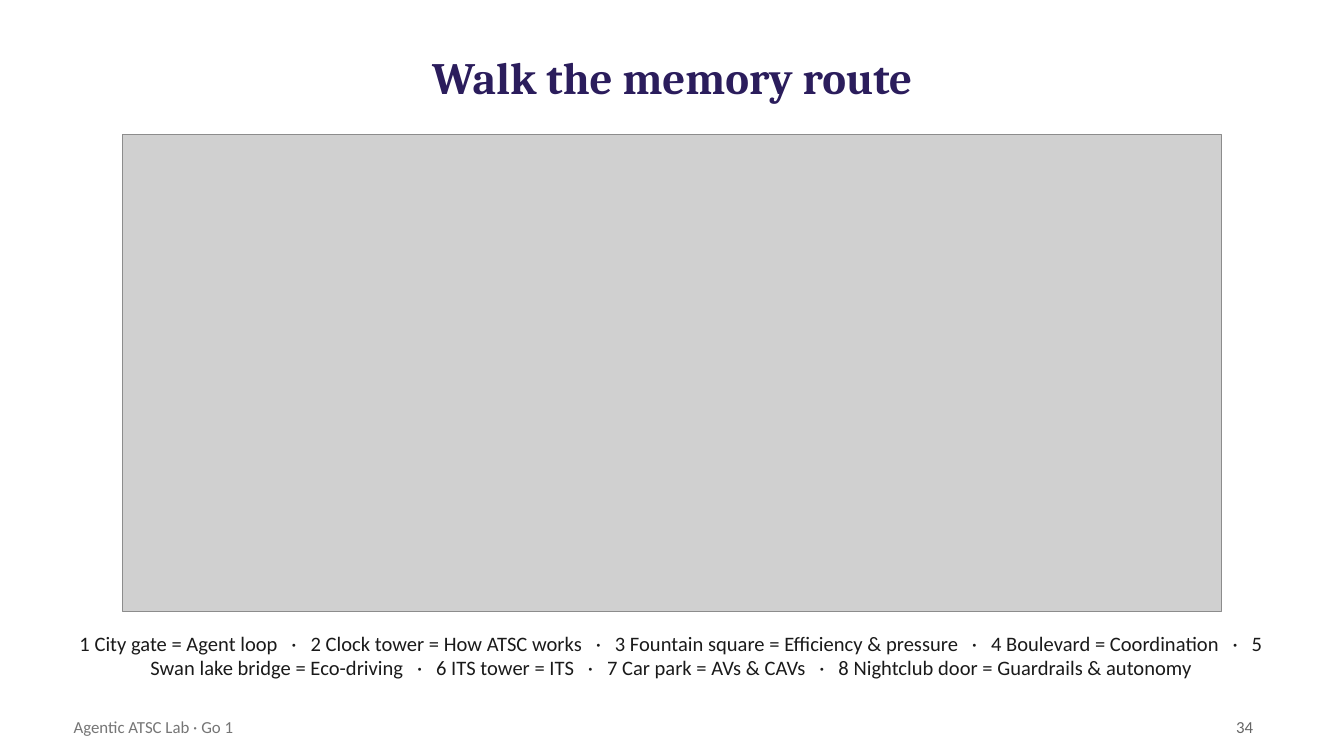
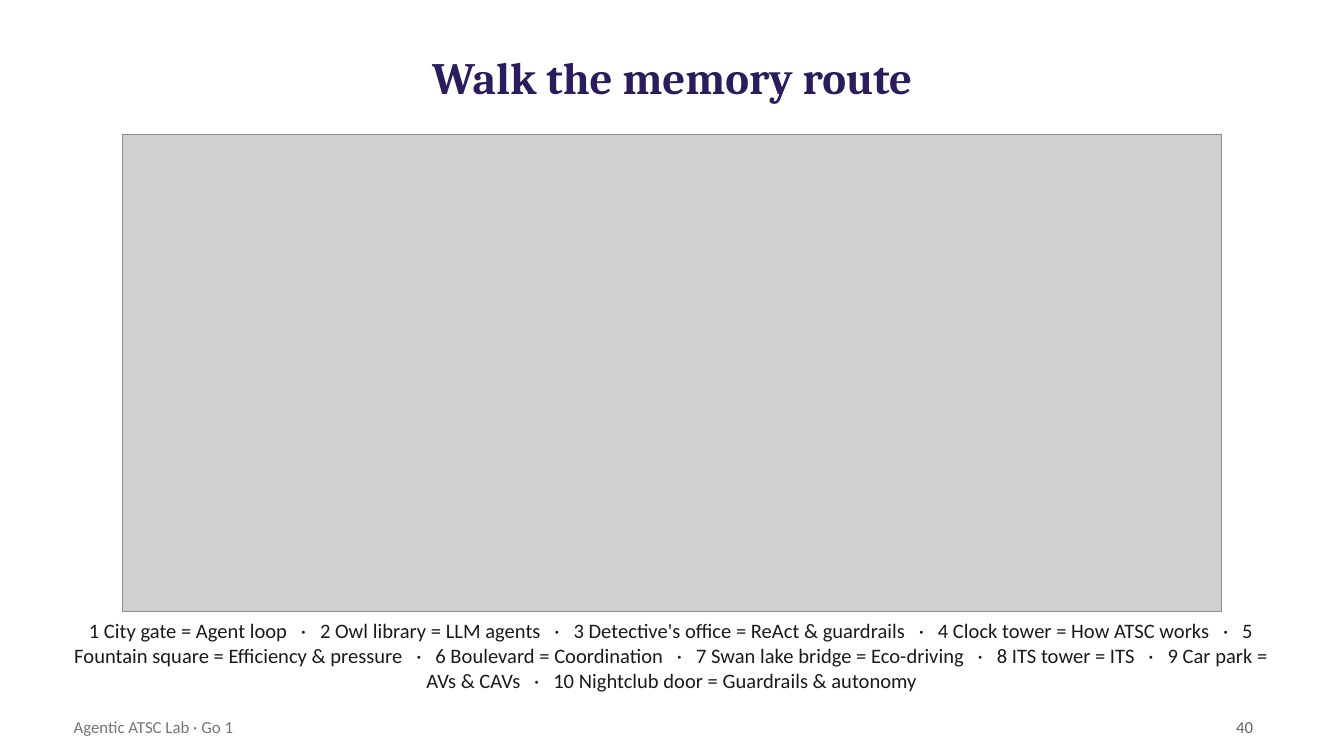
Before and after one commit to smrahmanbd/agentic-atsc-lab, a slide deck: slide 40 of docs/materials/AATSC_Go1_Lecture.pptx (slide 34 before the commit). Drawn at 1344x756 pixels with LibreOffice and Linux fonts; fonts in the diff are those of the drawing; grey boxes stand for pictures. Boxes give left, top, right and bottom in pixels: in the first picture for what was removed or moved away, otherwise in the second. Text is boxed around its words. In the diff, an @@ line names an element or a change of style, - is before the commit and + after.

```diff
--- a/docs/materials/AATSC_Go1_Lecture.pptx
+++ b/docs/materials/AATSC_Go1_Lecture.pptx
@@ text at bbox=[74, 623, 1252, 692]: text changed @@
-1 City gate = Agent loop · 2 Clock tower = How ATSC works · 3 Fountain square = Efficiency & pressure · 4 Boulevard = Coordination · 5 Swan lake bridge = Eco-driving · 6 ITS tower = ITS · 7 Car park = AVs & CAVs · 8 Nightclub door = Guardrails & autonomy
+1 City gate = Agent loop · 2 Owl library = LLM agents · 3 Detective's office = ReAct & guardrails · 4 Clock tower = How ATSC works · 5 Fountain square = Efficiency & pressure · 6 Boulevard = Coordination · 7 Swan lake bridge = Eco-driving · 8 ITS tower = ITS · 9 Car park = AVs & CAVs · 10 Nightclub door = Guardrails & autonomy
@@ page number at bbox=[1236, 722, 1253, 733]: text changed @@
-34
+40
```
Also in this commit, not shown: 26 other slides changed, 6 slides added, 2 other files.
